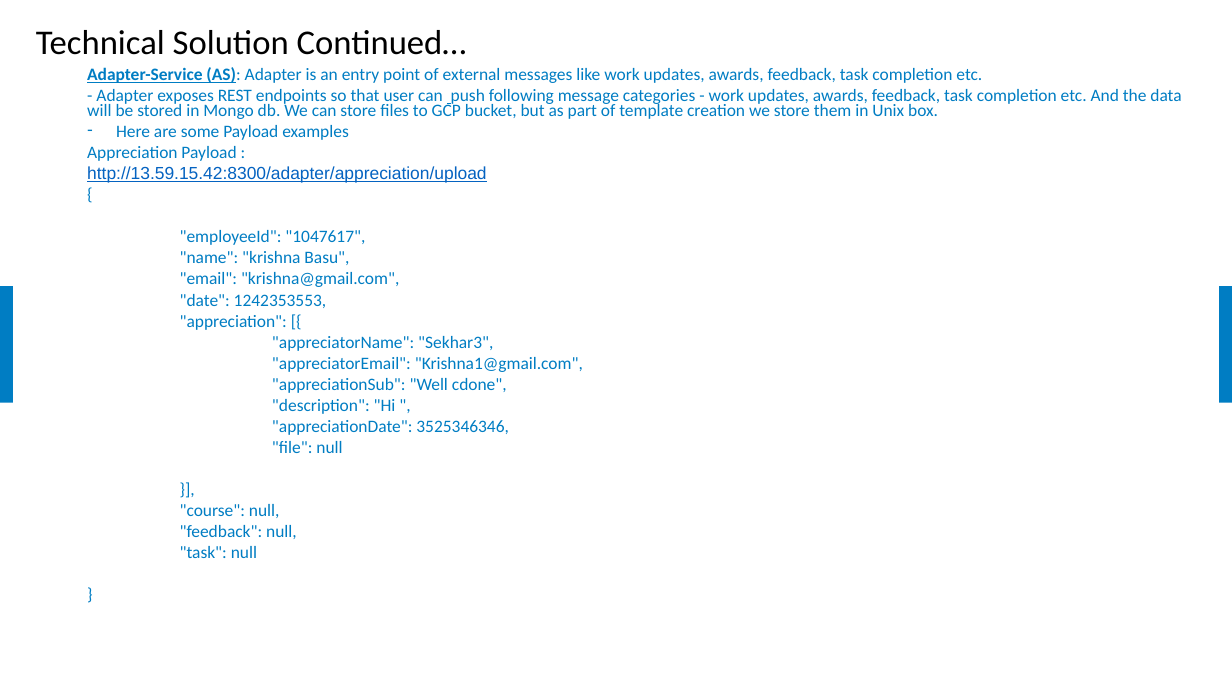
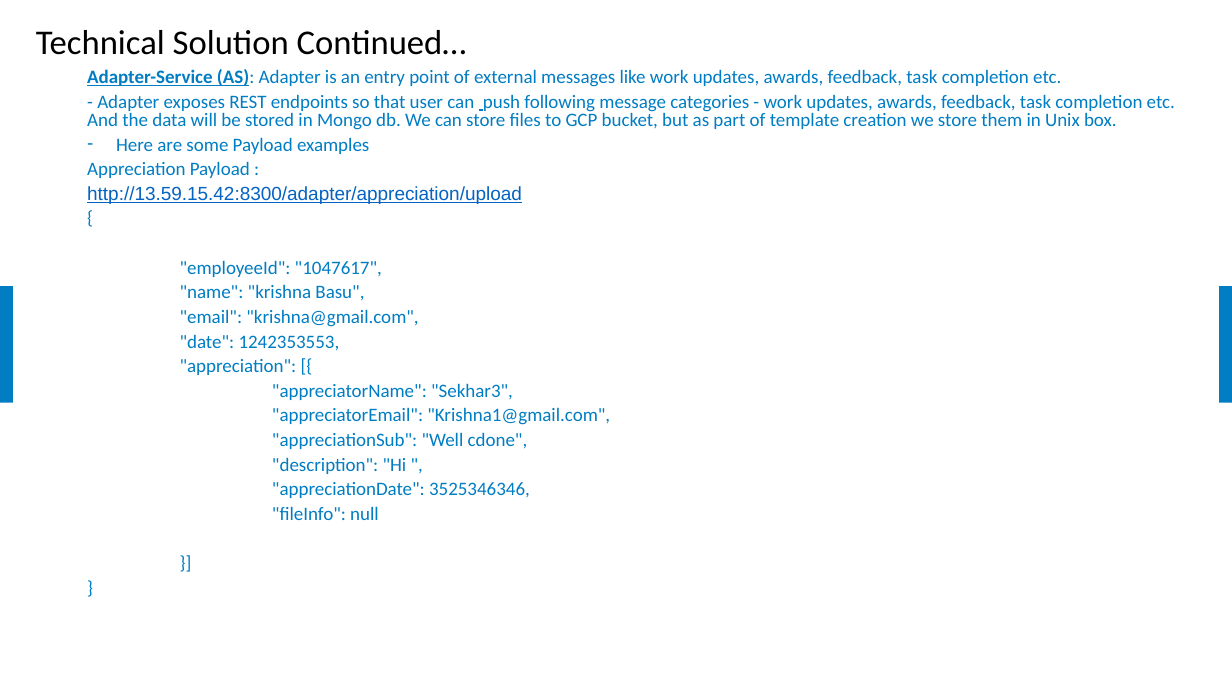
Before and after one commit to samratbasu2019/iSoreDesignArtifacts, a slide deck: slide 10 of iSolve-iCount-Hackathon_Solution.pptx. Drawn at 1232x693 pixels with LibreOffice and Linux fonts; fonts in the diff are those of the drawing; background and template pictures are left out. Boxes give left, top, right and bottom in pixels: in the first picture for what was removed or moved away, otherwise in the second. Text is boxed around its words. In the diff, an @@ line names an element or a change of style, - is before the commit and + after.

Commit message:
Updated

```diff
--- a/iSolve-iCount-Hackathon_Solution.pptx
+++ b/iSolve-iCount-Hackathon_Solution.pptx
@@ text at [87, 69, 1175, 498]: size 13.6 to 14.8 pt; line spacing 0.7 to 0.8 @@
@@ text at [272, 506, 379, 520]: text changed; size 13.6 to 14.8 pt @@
-  "file": null
-  }],
-  "course": null,
-  "feedback": null,
-  "task": null
+  "fileInfo": null
+  }]
```
